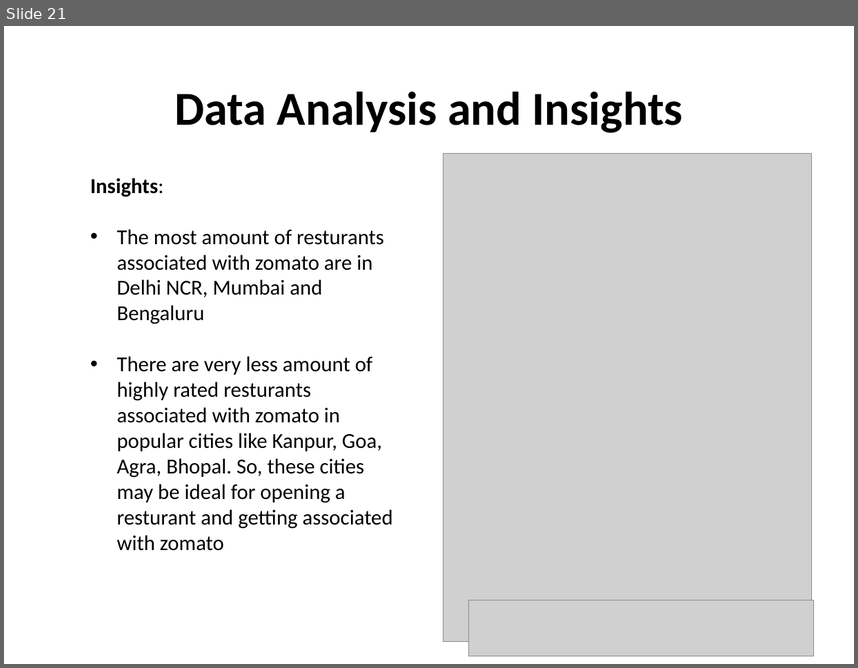
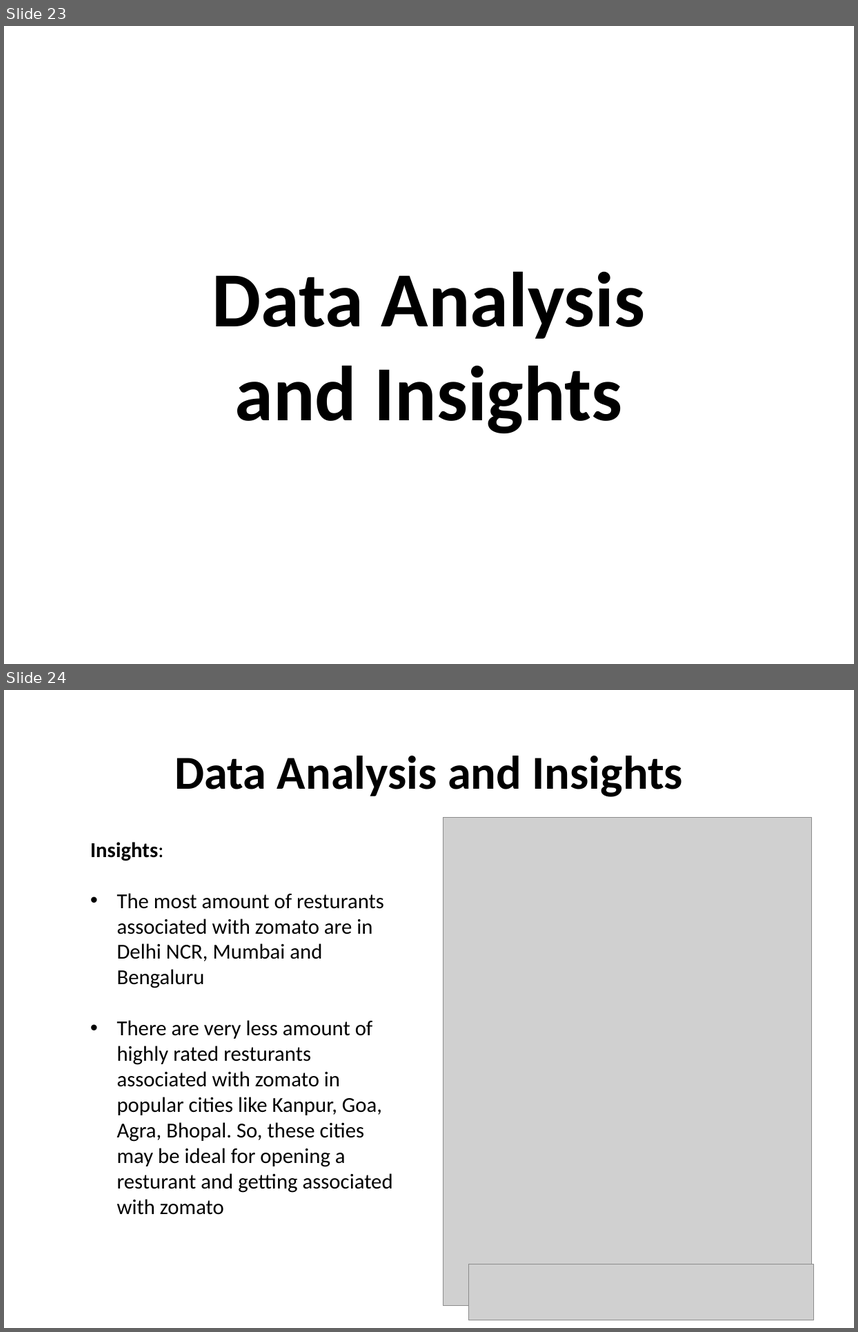
Before and after one commit to ArjunVarshney/zomato-data-analysis, a slide deck: Zomato Data Analysis.pptx. Shown one above the other, each under a label of ours: slide 21 before the commit, slides 23 and 24 after it. The pictures are 858x668 and 858x1332 pixels, drawn with LibreOffice and Linux fonts; fonts in the diff are those of the drawing; grey boxes stand for pictures. Boxes give left, top, right and bottom in pixels: in the first picture for what was removed or moved away, otherwise in the second. Text is boxed around its words. In the diff, an @@ line names an element or a change of style, - is before the commit and + after.

```diff
--- a/Zomato Data Analysis.pptx
+++ b/Zomato Data Analysis.pptx
@@ slide 23 added at [4, 26, 854, 664], background #FFFFFF @@
@@ title added at [212, 271, 645, 433], 66 pt, text #000000, bold @@
+Data Analysis and Insights
@@ what was slide 21 is now slide 24 @@
```
Also in this commit, not shown: 6 other slides added, 1 other file.
